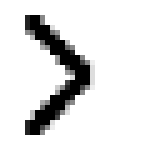
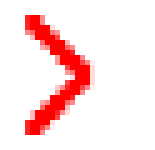
Two versions of the same layered image (w=155, h=150). Layer-by-layer changes:
painted on ">" over [25, 15, 95, 135]
